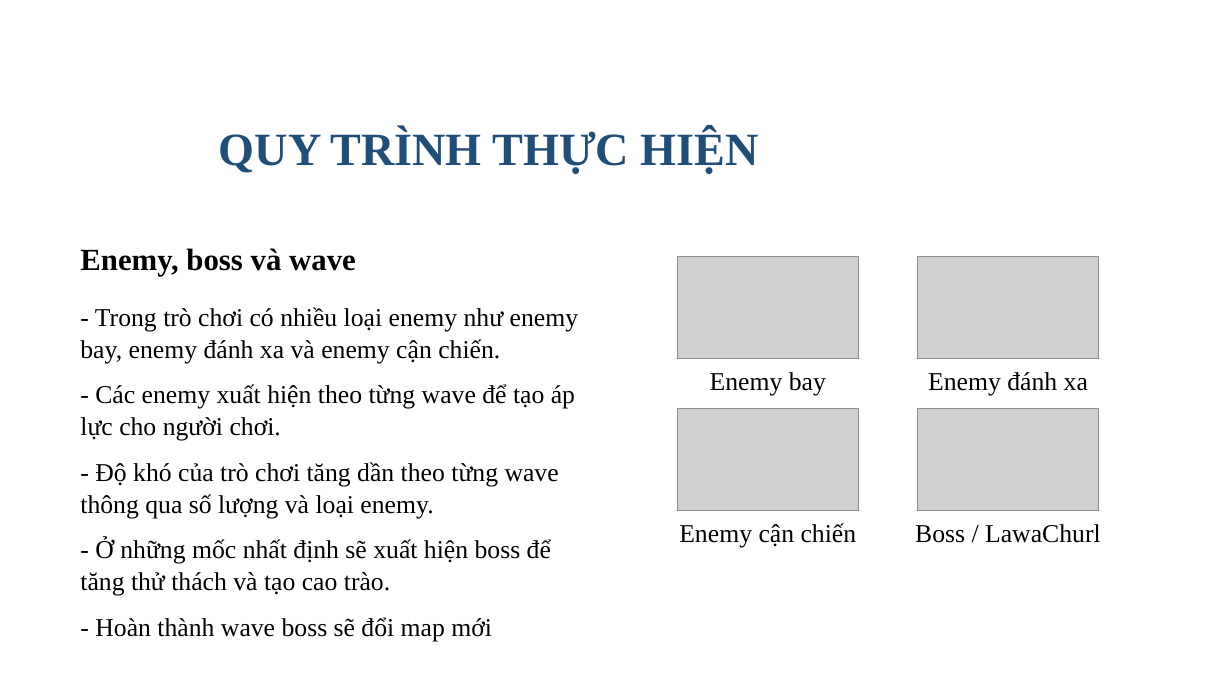
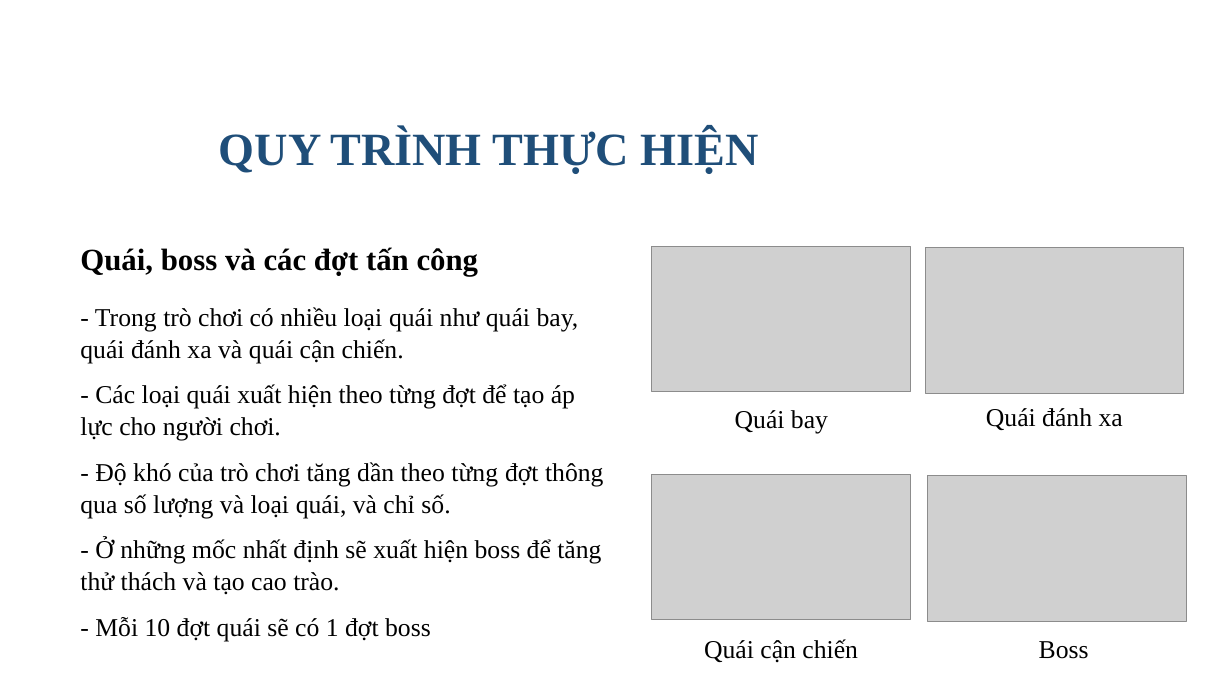
Before and after one commit to yuiai03/Roguelike_Project, a slide deck: slide 11 of output/ppt/ThaiVanHao-2121051075-DATHKT-fixed.pptx. Drawn at 1232x693 pixels with LibreOffice and Linux fonts; fonts in the diff are those of the drawing; grey boxes stand for pictures; background and template pictures are left out. Boxes give left, top, right and bottom in pixels: in the first picture for what was removed or moved away, otherwise in the second. Text is boxed around its words. In the diff, an @@ line names an element or a change of style, - is before the commit and + after.

```diff
--- a/output/ppt/ThaiVanHao-2121051075-DATHKT-fixed.pptx
+++ b/output/ppt/ThaiVanHao-2121051075-DATHKT-fixed.pptx
@@ text at box(80, 247, 479, 276): text changed @@
-Enemy, boss và wave
+Quái, boss và các đợt tấn công
@@ picture: place and size @@
-picture at box(677, 257, 859, 359)
+picture at box(652, 247, 910, 392)
@@ picture: place and size @@
-picture at box(918, 257, 1098, 359)
+picture at box(926, 248, 1184, 393)
@@ text at box(80, 307, 604, 519): text changed @@
-- Trong trò chơi có nhiều loại enemy như enemy bay, enemy đánh xa và enemy cận chiến.
-- Các enemy xuất hiện theo từng wave để tạo áp lực cho người chơi.
-- Độ khó của trò chơi tăng dần theo từng wave thông qua số lượng và loại enemy.
+- Trong trò chơi có nhiều loại quái như quái bay, quái đánh xa và quái cận chiến.
+- Các loại quái xuất hiện theo từng đợt để tạo áp lực cho người chơi.
+- Độ khó của trò chơi tăng dần theo từng đợt thông qua số lượng và loại quái, và chỉ số.
@@ text at box(735, 410, 828, 433): text changed @@
-Enemy bay
+Quái bay
@@ text at box(986, 408, 1123, 430): text changed @@
-Enemy đánh xa
+Quái đánh xa
@@ picture: place and size @@
-picture at box(677, 409, 859, 510)
+picture at box(652, 474, 910, 619)
@@ picture: place and size @@
-picture at box(918, 409, 1099, 510)
+picture at box(928, 476, 1187, 621)
@@ text at box(95, 617, 431, 641): text changed @@
-- Hoàn thành wave boss sẽ đổi map mới
+- Mỗi 10 đợt quái sẽ có 1 đợt boss
@@ text at box(704, 639, 858, 662): text changed @@
-Enemy cận chiến
+Quái cận chiến
@@ text at box(1039, 641, 1089, 659): text changed @@
-Boss / LawaChurl
+Boss
```
Also in this commit, not shown: 15 other slides changed, 2 slides added, 19 other files.
